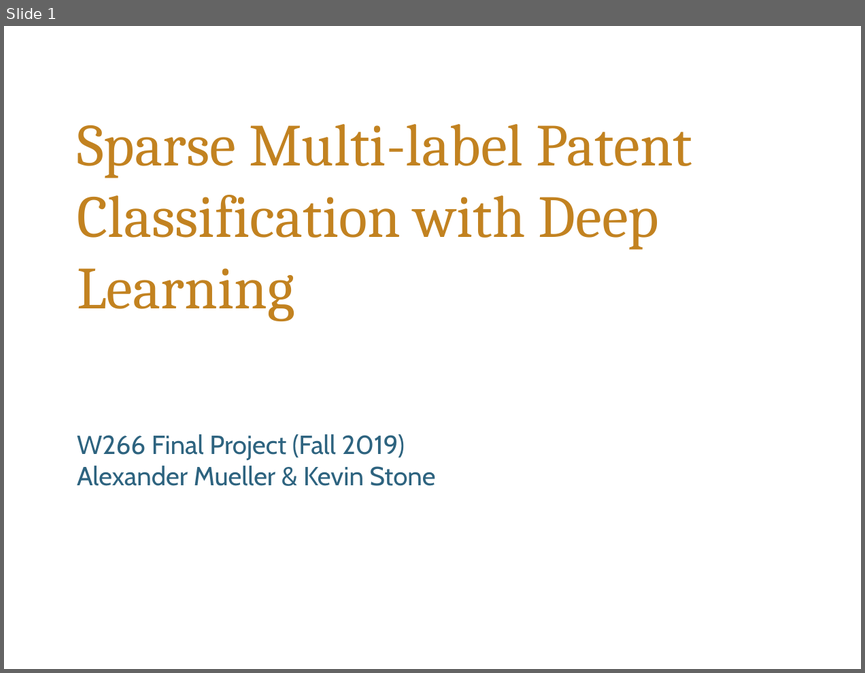
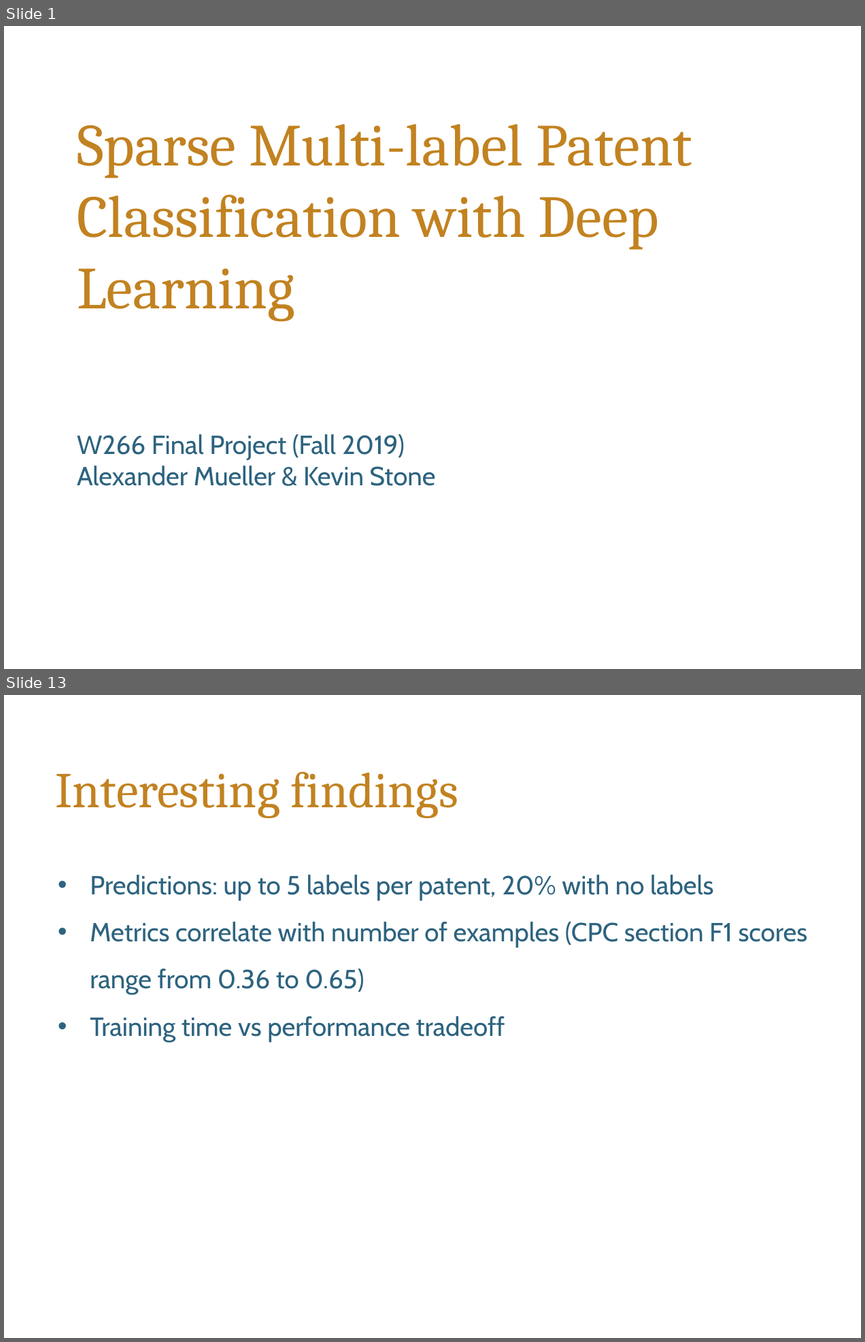
Before and after one commit to alekstoteles/NLP_final_project, a slide deck: W266_final_presentation_multilabel_patent_class_mueller_stone.pptx. Shown one above the other, each under a label of ours: slide 1 before the commit, slides 1 and 13 after it; the slides between them are not shown. The pictures are 865x673 and 865x1342 pixels, drawn with LibreOffice and Linux fonts; fonts in the diff are those of the drawing; background and template pictures are left out. Boxes give left, top, right and bottom in pixels: in the first picture for what was removed or moved away, otherwise in the second. Text is boxed around its words. In the diff, an @@ line names an element or a change of style, - is before the commit and + after.

```diff
--- a/W266_final_presentation_multilabel_patent_class_mueller_stone.pptx
+++ b/W266_final_presentation_multilabel_patent_class_mueller_stone.pptx
@@ slide 13 added at (4,695,861,1338), background #FFFFFF @@
@@ title added at (56,772,458,818), 42 pt, text #C28220 @@
+Interesting findings
@@ text added at (90,875,808,1042), 22 pt, text #2D637F @@
+• Predictions: up to 5 labels per patent, 20% with no labels
+• Metrics correlate with number of examples (CPC section F1 scores range from 0.36 to 0.65)
+• Training time vs performance tradeoff
```
Also in this commit, not shown: 13 other slides added, 1 slide removed.
